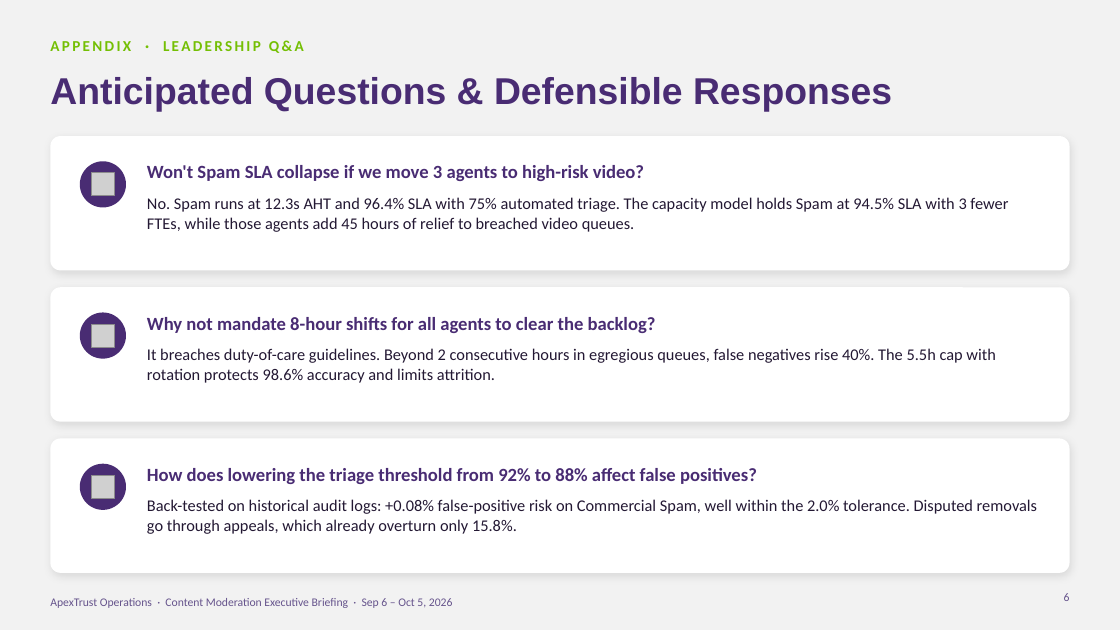
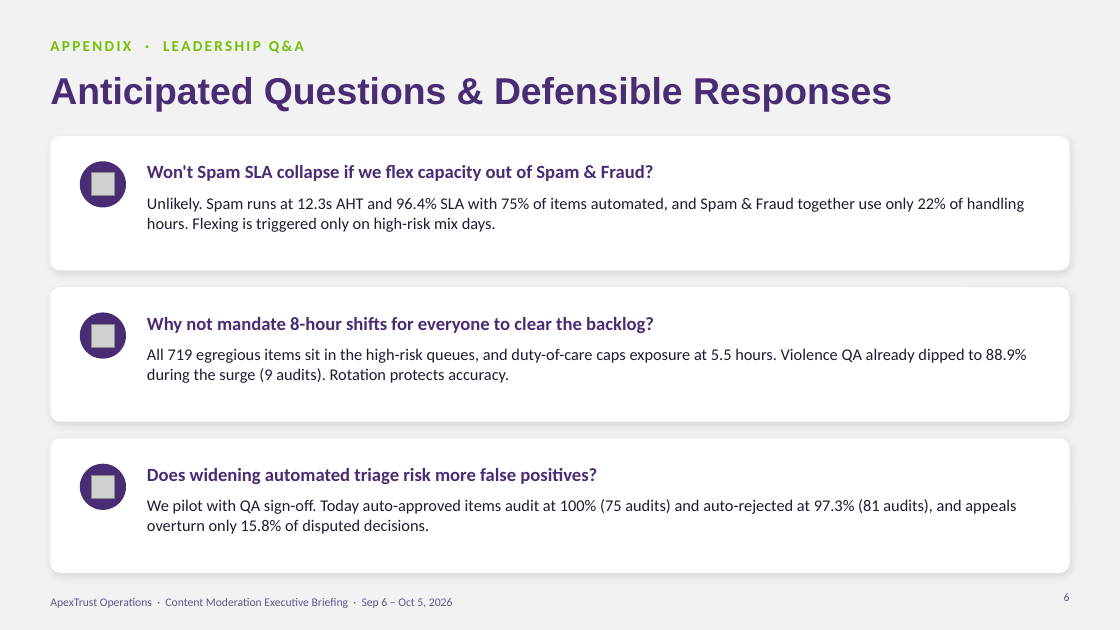
Before and after one commit to huezxiii/content-moderation-dashboard-portfolio, a slide deck: slide 6 of docs/presentation/ApexTrust_Content_Moderation_Executive_Briefing.pptx. Drawn at 1120x630 pixels with LibreOffice and Linux fonts; fonts in the diff are those of the drawing; grey boxes stand for pictures. Boxes give left, top, right and bottom in pixels: in the first picture for what was removed or moved away, otherwise in the second. Text is boxed around its words. In the diff, an @@ line names an element or a change of style, - is before the commit and + after.

```diff
--- a/docs/presentation/ApexTrust_Content_Moderation_Executive_Briefing.pptx
+++ b/docs/presentation/ApexTrust_Content_Moderation_Executive_Briefing.pptx
@@ text at <box>147,165,654,181</box>: text changed @@
-Won't Spam SLA collapse if we move 3 agents to high-risk video?
+Won't Spam SLA collapse if we flex capacity out of Spam & Fraud?
@@ text at <box>147,197,1024,232</box>: text changed @@
-No. Spam runs at 12.3s AHT and 96.4% SLA with 75% automated triage. The capacity model holds Spam at 94.5% SLA with 3 fewer FTEs, while those agents add 45 hours of relief to breached video queues.
+Unlikely. Spam runs at 12.3s AHT and 96.4% SLA with 75% of items automated, and Spam & Fraud together use only 22% of handling hours. Flexing is triggered only on high-risk mix days.
@@ text at <box>147,317,654,333</box>: text changed @@
-Why not mandate 8-hour shifts for all agents to clear the backlog?
+Why not mandate 8-hour shifts for everyone to clear the backlog?
@@ text at <box>147,348,1027,383</box>: text changed @@
-It breaches duty-of-care guidelines. Beyond 2 consecutive hours in egregious queues, false negatives rise 40%. The 5.5h cap with rotation protects 98.6% accuracy and limits attrition.
+All 719 egregious items sit in the high-risk queues, and duty-of-care caps exposure at 5.5 hours. Violence QA already dipped to 88.9% during the surge (9 audits). Rotation protects accuracy.
@@ text at <box>147,468,597,484</box>: text changed @@
-How does lowering the triage threshold from 92% to 88% affect false positives?
+Does widening automated triage risk more false positives?
@@ text at <box>147,499,1016,534</box>: text changed @@
-Back-tested on historical audit logs: +0.08% false-positive risk on Commercial Spam, well within the 2.0% tolerance. Disputed removals go through appeals, which already overturn only 15.8%.
+We pilot with QA sign-off. Today auto-approved items audit at 100% (75 audits) and auto-rejected at 97.3% (81 audits), and appeals overturn only 15.8% of disputed decisions.
```
Also in this commit, not shown: 5 other slides changed.
